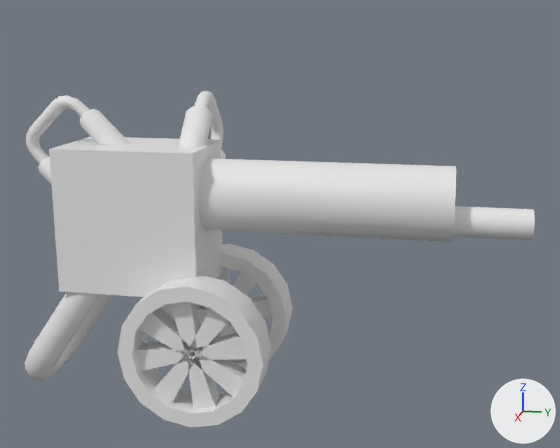
Two versions of the FBX model Assets/Content/3Dmodels/Weapons/PickableRanged/MaximGun/3Dmodel_Weapon_PickableRanged_MaximGun.fbx, one commit apart.
The view is the same before and after, from a 50 mm lens placed at (1.528, 0.608, 0.375), pointed at (-0.006, 0.301, -0.009). Every picture has the same lights, and +X, +Y and +Z are marked at lower right. The picture after the commit comes second. Where no turn or scale is listed for an object, it has been applied to the vertices.

In view in the first picture: 'Weapon_PickableRanged_MaximGun'.
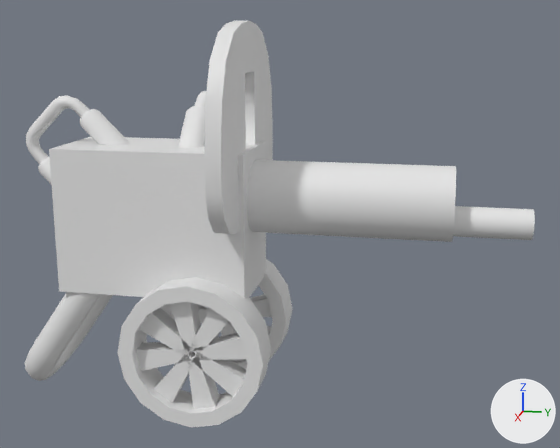
Diff of the bpy script that builds the scene:
```diff
--- a/Assets/Content/3Dmodels/Weapons/PickableRanged/MaximGun/3Dmodel_Weapon_PickableRanged_MaximGun.fbx.py
+++ b/Assets/Content/3Dmodels/Weapons/PickableRanged/MaximGun/3Dmodel_Weapon_PickableRanged_MaximGun.fbx.py
@@ me_weapon_pickableranged_maximgun_001 @@
 # used by ob_weapon_pickableranged_maximgun; location = (0.0, 0.0, 0.0)
 # verts and faces of me_weapon_pickableranged_maximgun_001; kept vertices keep their numbers, new ones are numbered from 1014
 # before: 64 (0.1, 0.15, -0.15), 65 (0.1, 0.15, 0.15) at pixel (192, 153), 68 (-0.1, 0.15, -0.15) at pixel (222, 271), 69 (-0.1, 0.15, 0.15) at pixel (220, 139), 1008 (0.1, 0.15, 0.0) at pixel (194, 228)
 # before: 1011 (-0.1, 0.15, 0.0)
-me_weapon_pickableranged_maximgun_001.from_pydata(...)  # 1014 vertices, 961 faces; spans x -0.205..0.16, y -0.284..0.8, z -0.4..0.255
+me_weapon_pickableranged_maximgun_001.from_pydata(...)  # 1055 vertices, 1010 faces; spans x -0.22..0.22, y -0.284..0.8, z -0.4..0.399
+# me_weapon_pickableranged_maximgun_001 part 1: a new loose piece of 56 vertices spanning x -0.22..0.22, y 0.211..0.241, z 0.0..0.399
+# me_weapon_pickableranged_maximgun_001 part 2
+for i in [64, 65, 68, 69, 1008, 1011]: verts[i] += (0.0, 0.1, 0.0)
+# other edits to the shape of me_weapon_pickableranged_maximgun_001 do not show in these pictures
```

Location of each change, (x1, y1, x2, y2) in pixels of the pictures (560 x 448 px; the box of a moved part takes in the faces that stretch with it):
'Weapon_PickableRanged_MaximGun', reshaped (21% taller): before (25, 91, 535, 427); after (25, 21, 535, 427)
part 1 of me_weapon_pickableranged_maximgun_001, added: after (205, 21, 273, 234)
part 2 of me_weapon_pickableranged_maximgun_001, moved or reshaped: before (119, 138, 223, 297); after (119, 138, 266, 299)
